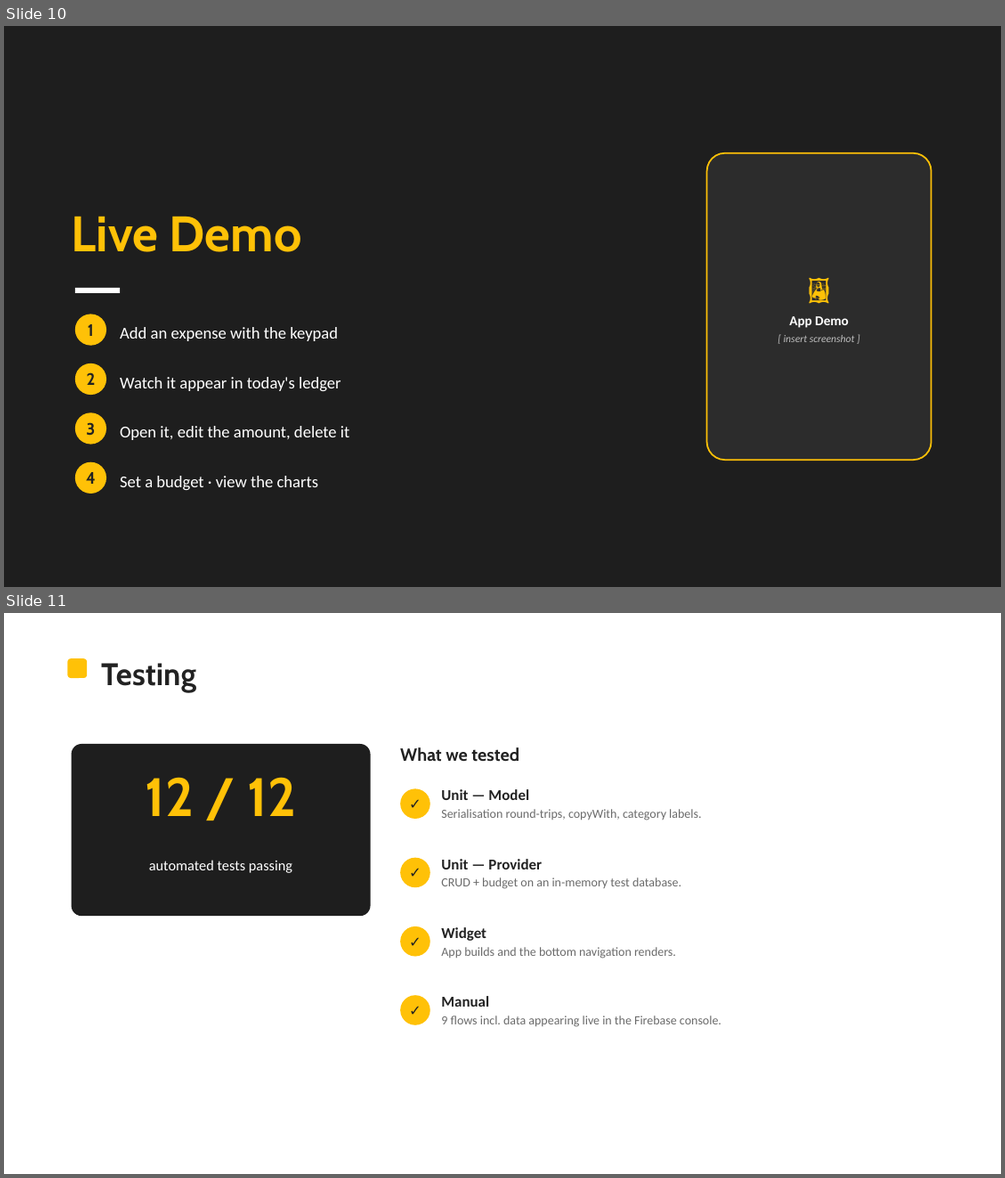
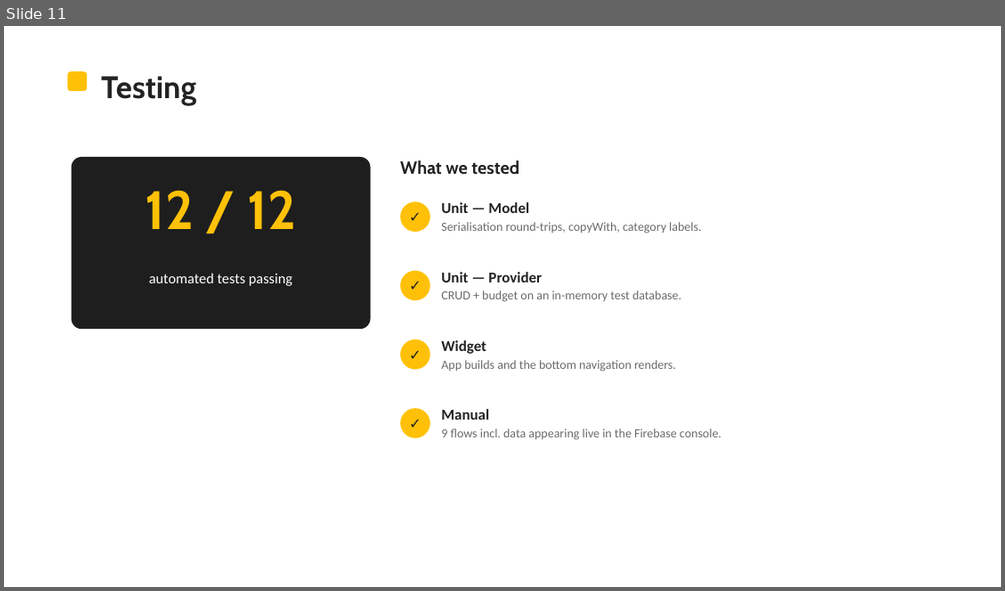
Before and after one commit to LBBT-God/expense-tracker, a slide deck: docs/My_Wallet_Presentation.pptx. Shown one above the other, each under a label of ours: slides 10 and 11 before the commit, slide 11 after it. The pictures are 1005x1178 and 1005x591 pixels, drawn with LibreOffice and Linux fonts; fonts in the diff are those of the drawing. Boxes give left, top, right and bottom in pixels: in the first picture for what was removed or moved away, otherwise in the second. Text is boxed around its words. In the diff, an @@ line names an element or a change of style, - is before the commit and + after.

Commit message:
Presentation: add screenshots and a Cloud Database (Firebase) slide
- Insert app screenshots into the title, solution and UI/UX slides
- Add a "Cloud Database — Firebase" slide pairing the app with the
  Firestore console (transactions collection) to show realtime cloud sync
- Remove the Profile references and the Live Demo slide
- Add docs/screenshots/firebase_console.png used by build_slides.py

```diff
--- a/docs/My_Wallet_Presentation.pptx
+++ b/docs/My_Wallet_Presentation.pptx
@@ slide 10 removed at <box>4,26,1001,587</box>, background #FFFFFF @@
@@ rectangle removed at <box>4,26,1001,587</box> @@
@@ rounded rectangle removed at <box>707,153,931,459</box> @@
@@ text removed at <box>72,216,302,252</box> @@
-Live Demo
@@ rectangle removed at <box>75,288,120,293</box> @@
@@ ellipse removed at <box>75,313,106,346</box> @@
-1
@@ text removed at <box>784,316,855,342</box> @@
-🖼
-App Demo
-[ insert screenshot ]
@@ text removed at <box>120,327,338,341</box> @@
-Add an expense with the keypad
@@ ellipse removed at <box>75,363,106,394</box> @@
-2
@@ text removed at <box>120,377,341,391</box> @@
-Watch it appear in today's ledger
@@ ellipse removed at <box>75,412,106,444</box> @@
-3
@@ text removed at <box>120,426,350,440</box> @@
-Open it, edit the amount, delete it
@@ ellipse removed at <box>75,462,106,493</box> @@
-4
@@ text removed at <box>120,475,319,490</box> @@
-Set a budget · view the charts
```
Also in this commit, not shown: 7 slides changed, 1 slide added, 2 other files.
